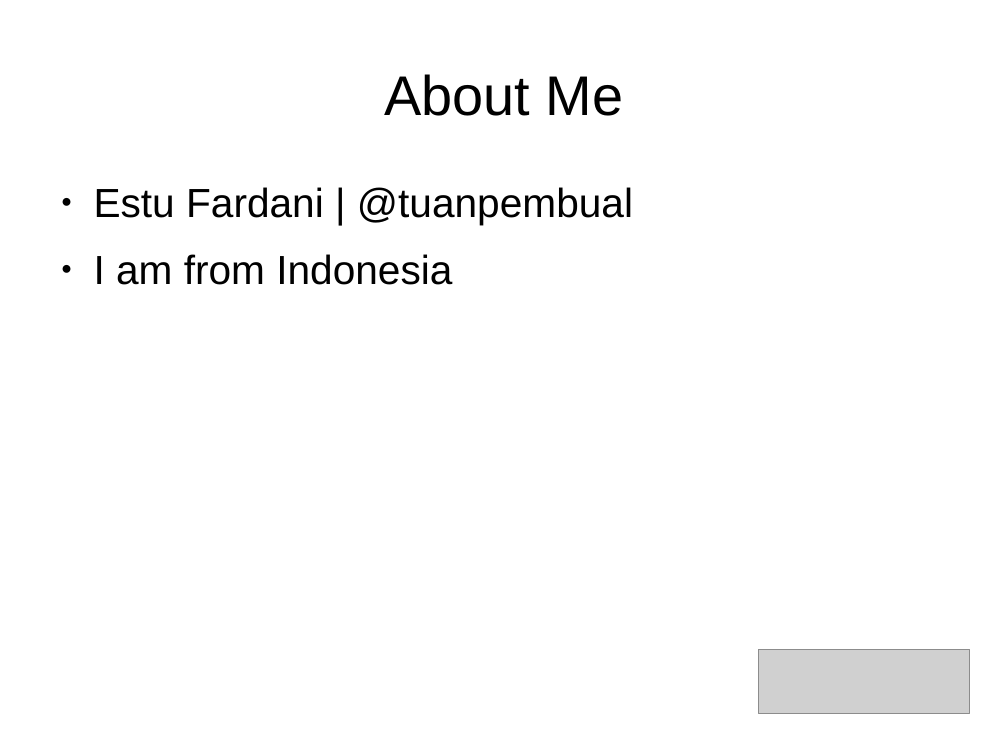
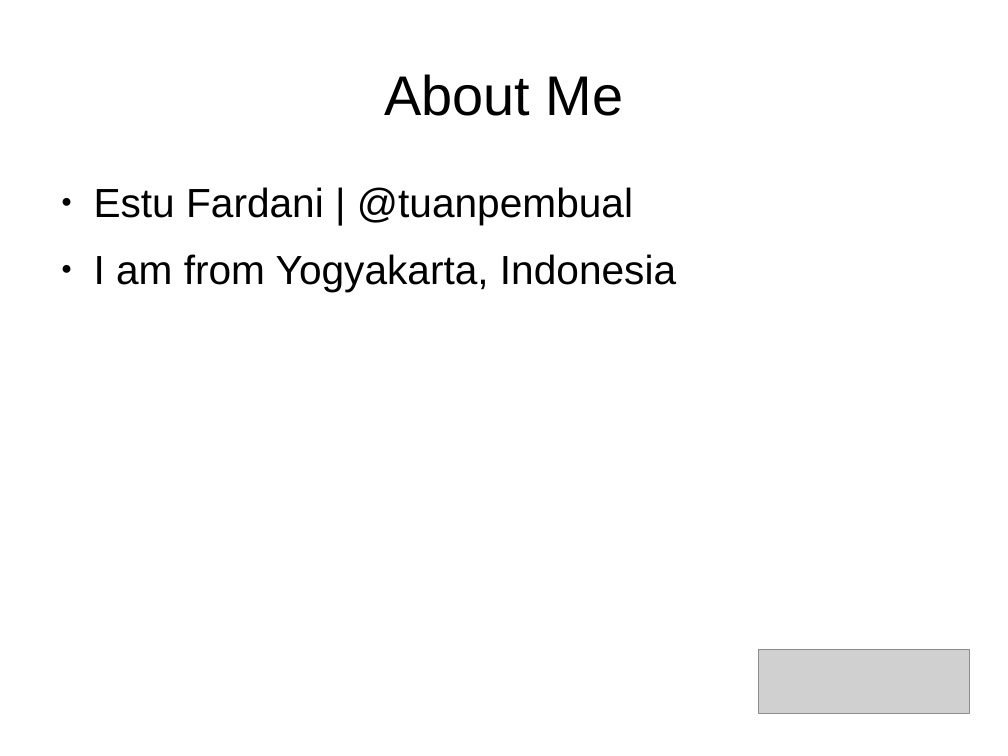
Before and after one commit to tuanpembual/FUDCon, a slide deck: slide 2 of FUDCon_APAC_2016_ESTU.odp. Drawn at 1008x756 pixels with LibreOffice and Linux fonts; fonts in the diff are those of the drawing; grey boxes stand for pictures. Boxes give left, top, right and bottom in pixels: in the first picture for what was removed or moved away, otherwise in the second. Text is boxed around its words. In the diff, an @@ line names an element or a change of style, - is before the commit and + after.

```diff
--- a/FUDCon_APAC_2016_ESTU.odp
+++ b/FUDCon_APAC_2016_ESTU.odp
@@ text at (94, 254, 676, 292): text changed @@
-● I am from Indonesia
+● I am from Yogyakarta, Indonesia
```
Also in this commit, not shown: 4 other slides changed, 4 other files.
